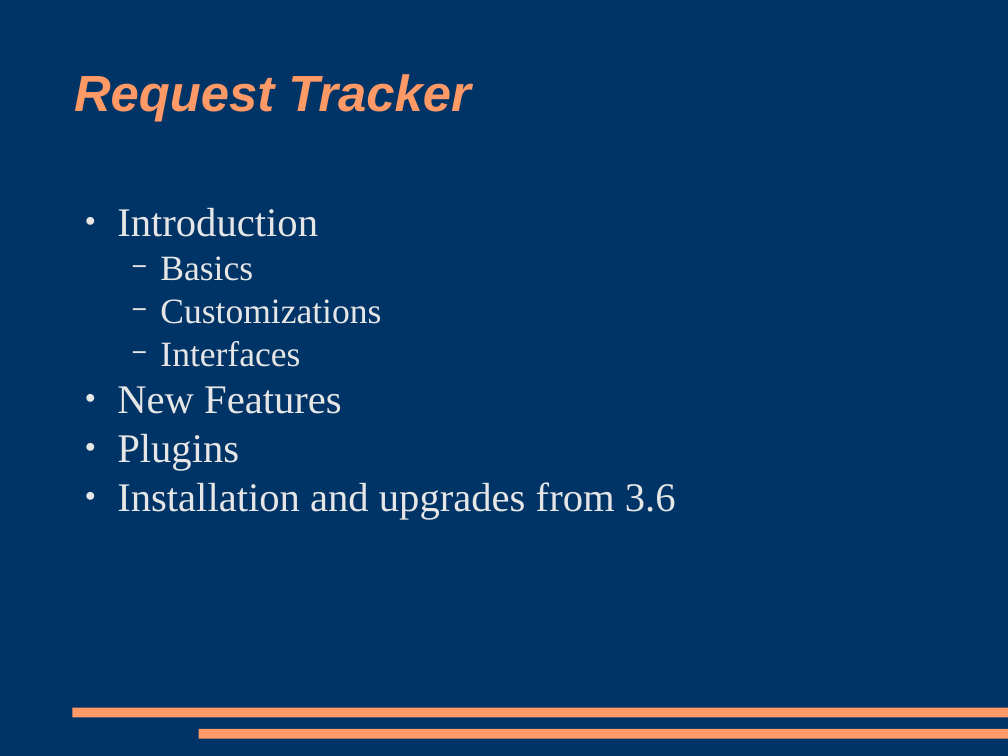
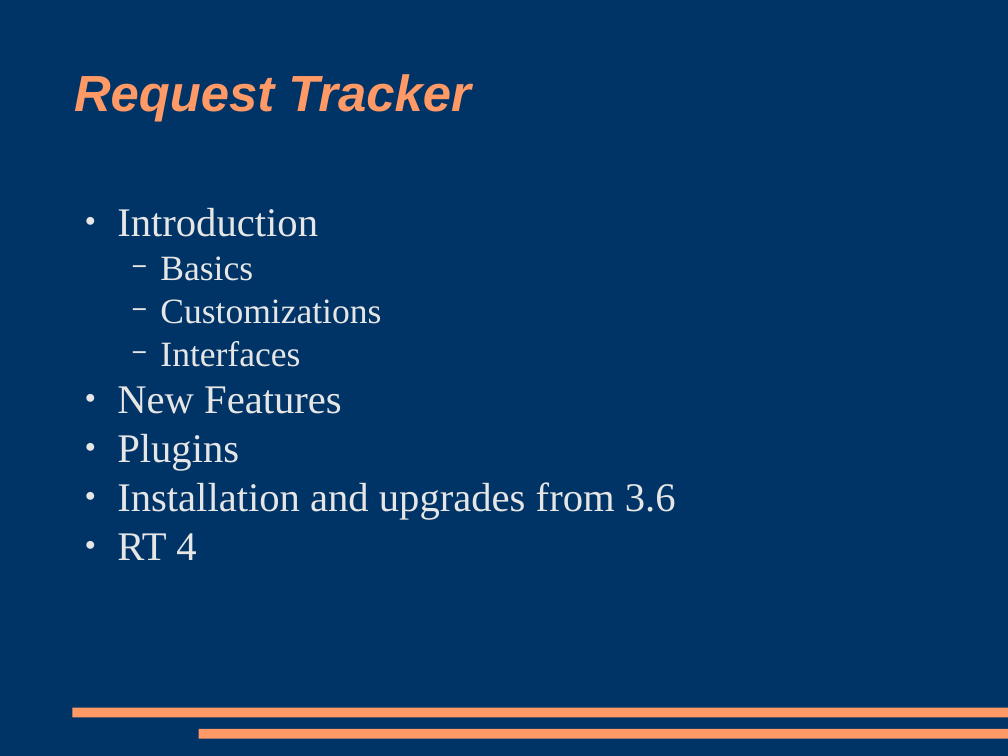
Before and after one commit to racke/Presentations, a slide deck: slide 3 of npw2009/rt38.odp. Drawn at 1008x756 pixels with LibreOffice and Linux fonts; fonts in the diff are those of the drawing. Boxes give left, top, right and bottom in pixels: in the first picture for what was removed or moved away, otherwise in the second. Text is boxed around its words. In the diff, an @@ line names an element or a change of style, - is before the commit and + after.

```diff
--- a/npw2009/rt38.odp
+++ b/npw2009/rt38.odp
@@ text at (x1=117, y1=533, x2=196, y2=560): paragraph added @@
+● RT 4
```
Also in this commit, not shown: 3 other slides changed, 4 slides added, 1 slide removed, 1 other file.
